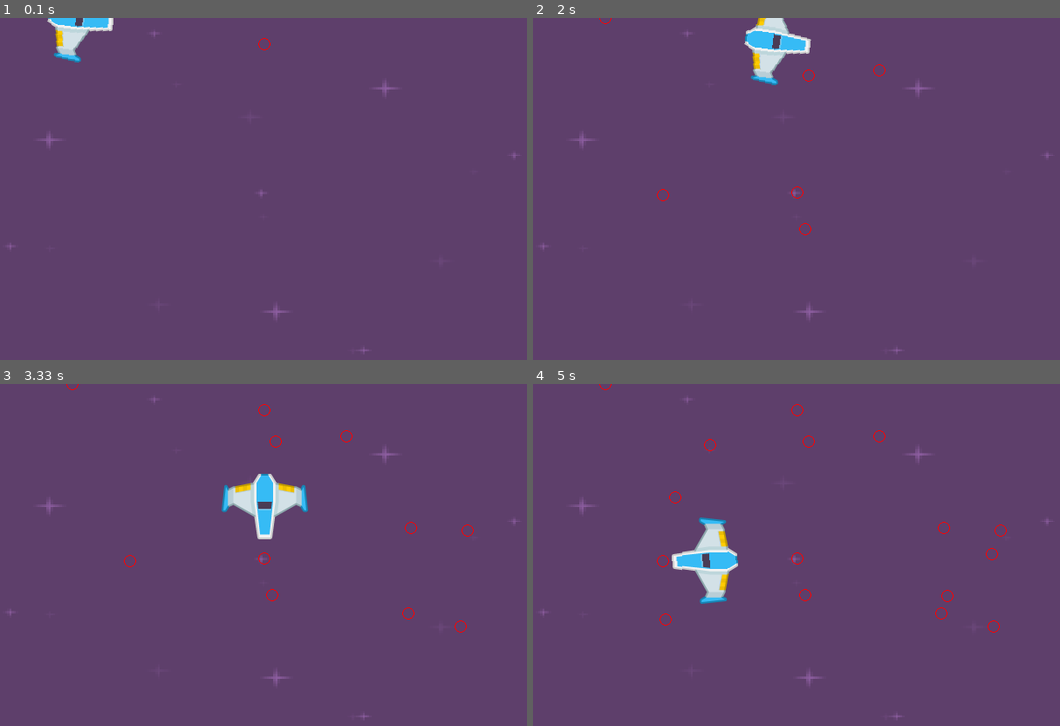
Above: before the commit, frames 1-4 (two rows, left to right).
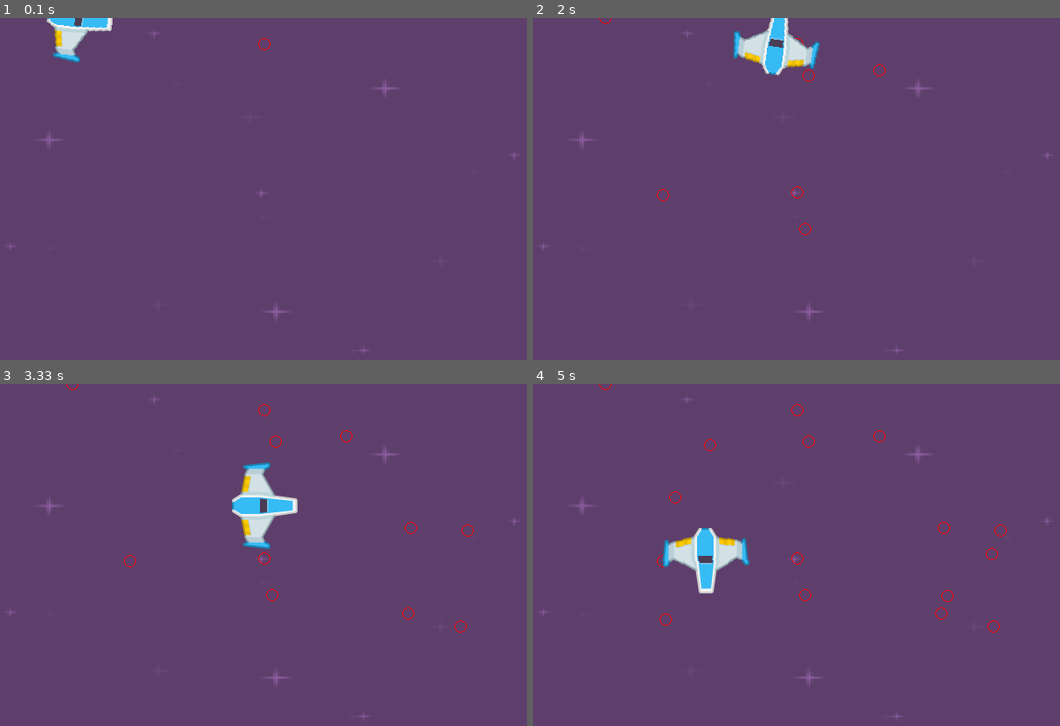
Above: after the commit, the same moments.

Repository: kandrey99/pygame-test
Game: pygame game, started from main.py
Two runs of this game, one before a commit and one after it. Both use one fixed random seed, a clock stepped at 60 frames per second and the inputs below.
Inputs (mouse positions are in pixels of both pictures, inside the frame that each line leads up to):
- Up to frame 1 (0.1 s): no input
- Up to frame 2 (2 s): click (796, 192) at 0.38 s; click (664, 195) at 0.72 s; click (880, 69) at 1.05 s; click (807, 76) at 1.38 s; click (807, 230) at 1.72 s
- Up to frame 3 (3.33 s): click (405, 613) at 2.05 s; click (411, 527) at 2.38 s; click (469, 531) at 2.72 s; click (458, 626) at 3.05 s
- Up to frame 4 (5 s): click (664, 619) at 3.38 s; click (675, 496) at 3.72 s; click (949, 596) at 4.05 s; click (712, 445) at 4.38 s; click (991, 555) at 4.72 s

The runs differ from the first frame. In frame 1, 0.2% of the frame differs, in the area x 8-22%, y 0-14%; in frame 2, 1.8%; in frame 3, 2.0%, in the area x 42-59%, y 22-49%; in frame 4, 2.0%.

Commit message:
fix Path

Diff:
--- /dev/null
+++ b/animation.py
@@ -0,0 +1,25 @@
+import pygame
+
+
+class Animation:
+    def __init__(self, images, framerate=10, repeat=0):
+        self._images = images
+        self._framerate = framerate
+        self._frame_duration = 1000 // self._framerate
+        self._repeat = repeat
+        self._last_update = pygame.time.get_ticks()
+        self._current_frame = 0
+
+    def get_image(self):
+        now = pygame.time.get_ticks()
+        elapsed = now - self._last_update
+        if elapsed >= self._frame_duration:
+            self._current_frame += (elapsed // self._frame_duration)
+            if self._current_frame >= len(self._images):
+                if not self._repeat:
+                    return None
+                if self._repeat > 0:
+                    self._repeat -= 1
+                self._current_frame = self._current_frame % len(self._images)
+            self._last_update = now
+        return self._images[self._current_frame]
--- a/app.py
+++ b/app.py
@@ -1,3 +1,4 @@
+import pygame
 from entities import *
 
 pygame.init()
--- a/constants.py
+++ b/constants.py
@@ -4,4 +4,4 @@
 GREEN = 0, 255, 0
 BLUE = 0, 0, 255
 
-FPS = 100
+FPS = 50
--- a/entities.py
+++ b/entities.py
@@ -4,21 +4,27 @@
 from pygame.font import Font
 from constants import *
 import resources as rc
+from path import Path
+from animation import Animation
 import math
-from path import Path
 
 
 class Player(Sprite):
     def __init__(self, path, velocity):
         super().__init__()
         self._path = Path(path, velocity)
-        self._image = pygame.transform.rotate(rc.get_image('playerShip1_blue.png'), -90)
-        self.image = self._image
+        self.images = (pygame.transform.rotate(rc.get_image('playerShip1_blue.png'), -90),
+                       rc.get_image('playerShip1_blue.png'))
+        self._animation = Animation(self.images, repeat=-1)
+        # self._image = pygame.transform.rotate(rc.get_image('playerShip1_blue.png'), -90)
+        # self.image = self._image
+        self.image = self.images[0]
         self.rect = self.image.get_rect(center=path[0])
 
     def update(self, *args):
         self.rect.center = self._path.get_position()
-        self.image = pygame.transform.rotate(self._image, math.degrees(-self._path.slope))
+        self.image = self._animation.get_image()
+        self.image = pygame.transform.rotate(self.image, math.degrees(-self._path.slope))
         self.rect = self.image.get_rect(center=self.rect.center)
 
 
--- a/path.py
+++ b/path.py
@@ -30,6 +30,7 @@
     def get_position(self):
         now = pygame.time.get_ticks()
         elapsed = now - self._last_update
+        self._last_update = now
         for _ in range(elapsed // self._step):
             dv = self._step * self._velocity / 1000
             dx, dy = dv * math.cos(self.slope), dv * math.sin(self.slope)
@@ -42,5 +43,4 @@
                 self._position = self._prev_point
             else:
                 self._position = self._position[0] + dx, self._position[1] + dy
-        self._last_update = now
         return self._position
